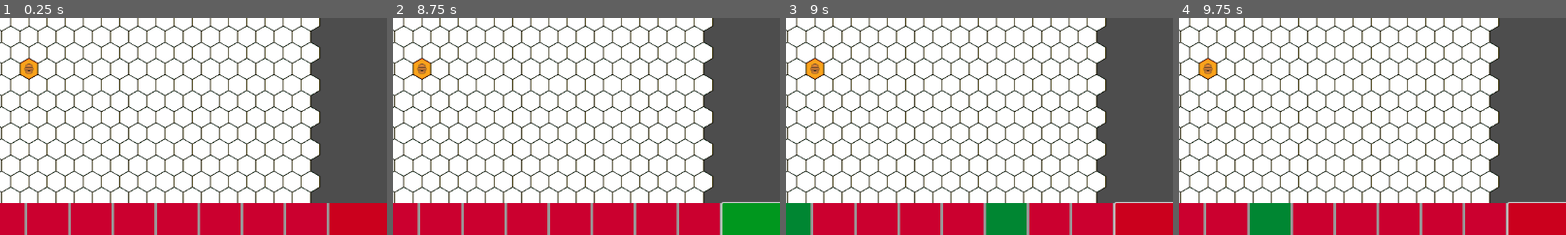
Above: before the commit, frames 1-4 (left to right).
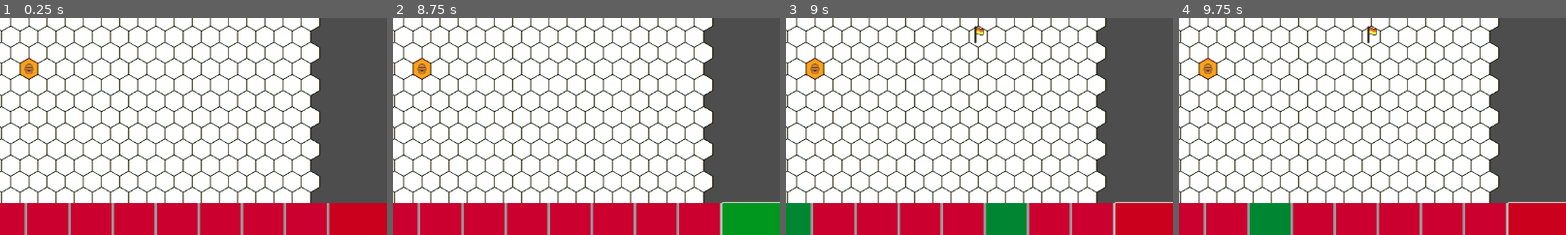
Above: after the commit, the same moments.

Repository: ARCsweden/GameJam2025Fall
Game: Godot game, scene res://Scenes/GameNode.tscn
Two runs of this game, one before a commit and one after it. Both use one fixed random seed, a clock stepped at 60 frames per second and the inputs below.
Inputs (mouse positions are % of the whole screen's width and height, from its top left):
- Up to frame 1 (0.25 s): no input
- Up to frame 2 (8.75 s): click (35, 86) at 0.5 s; click (38, 86) at 1.25 s; click (35, 92) at 2 s; click (38, 92) at 2.75 s; click (35, 98) at 3.5 s; click (38, 98) at 4.25 s; click "<" at 5 s; click ">" at 5.75 s; click "Watch" at 6.5 s; click "Order" at 7.25 s; click "DEBUG!" at 8 s
- Up to frame 3 (9 s): tap Enter at 8.75 s; move the mouse to (72, 45) at 8.77 s; hold Right (right) from 8.78 s (still down); hold F (antenna) from 8.78 s (still down); click (72, 45) at 8.92 s
- Up to frame 4 (9.75 s): tap Space (flap) at 9.02, 9.32 s; move the mouse to (30, 55) at 9.52 s; release Right (right) at 9.53 s; release F (antenna) at 9.53 s; hold Down (down) from 9.53 s (still down); tap R (comb) at 9.6 s
The pictures show only the part of the screen within x 47-97%, y 41-91%; the shares and areas given below are measured in that part.

Frames 1-2 are identical in both runs. In frame 3, 0.1% of the frame differs, in the area x 48-52%, y 3-12%; in frame 4, 0.1%.

Commit message:
Working painting

Diff:
--- a/dancing-queen/Scenes/GameNode.tscn
+++ b/dancing-queen/Scenes/GameNode.tscn
@@ -1,7 +1,10 @@
-[gd_scene load_steps=3 format=3 uid="uid://d1exxolsljrsr"]
+[gd_scene load_steps=4 format=3 uid="uid://d1exxolsljrsr"]
 
 [ext_resource type="PackedScene" uid="uid://cmo44rk3t4wbk" path="res://Scenes/World.tscn" id="1_q24h2"]
 [ext_resource type="PackedScene" uid="uid://cyd273blrwvj6" path="res://Scenes/user_interface.tscn" id="1_ro750"]
+
+[sub_resource type="ButtonGroup" id="ButtonGroup_q24h2"]
+allow_unpress = true
 
 [node name="GameNode" type="Node"]
 
@@ -9,10 +12,35 @@
 
 [node name="UserInterface" parent="UI" instance=ExtResource("1_ro750")]
 
+[node name="FlowerTile" parent="UI/UserInterface/HBox/RightScreen/Panel/Buttons/TileChoosingButtons" index="0"]
+button_group = SubResource("ButtonGroup_q24h2")
+
+[node name="GrassTile" parent="UI/UserInterface/HBox/RightScreen/Panel/Buttons/TileChoosingButtons" index="1"]
+button_group = SubResource("ButtonGroup_q24h2")
+
+[node name="FlowerTile3" parent="UI/UserInterface/HBox/RightScreen/Panel/Buttons/TileChoosingButtons" index="2"]
+button_group = SubResource("ButtonGroup_q24h2")
+
+[node name="DangerTile" parent="UI/UserInterface/HBox/RightScreen/Panel/Buttons/TileChoosingButtons" index="3"]
+button_group = SubResource("ButtonGroup_q24h2")
+
+[node name="BlankTile" parent="UI/UserInterface/HBox/RightScreen/Panel/Buttons/TileChoosingButtons" index="4"]
+button_group = SubResource("ButtonGroup_q24h2")
+
+[node name="FlagTile" parent="UI/UserInterface/HBox/RightScreen/Panel/Buttons/TileChoosingButtons" index="5"]
+button_group = SubResource("ButtonGroup_q24h2")
+
 [node name="World" parent="." instance=ExtResource("1_q24h2")]
 
 [node name="PlayerTileMapLayer" parent="World" index="1" node_paths=PackedStringArray("danger_layer", "flag_layer")]
 danger_layer = NodePath("../DangerTileMapLayer")
 flag_layer = NodePath("../FlagTileMapLayer")
 
+[connection signal="toggled" from="UI/UserInterface/HBox/RightScreen/Panel/Buttons/TileChoosingButtons/FlowerTile" to="World/PlayerTileMapLayer" method="_on_flower_tile_toggled"]
+[connection signal="toggled" from="UI/UserInterface/HBox/RightScreen/Panel/Buttons/TileChoosingButtons/GrassTile" to="World/PlayerTileMapLayer" method="_on_grass_tile_toggled"]
+[connection signal="toggled" from="UI/UserInterface/HBox/RightScreen/Panel/Buttons/TileChoosingButtons/DangerTile" to="World/PlayerTileMapLayer" method="_on_danger_tile_toggled"]
+[connection signal="toggled" from="UI/UserInterface/HBox/RightScreen/Panel/Buttons/TileChoosingButtons/BlankTile" to="World/PlayerTileMapLayer" method="_on_blank_tile_toggled"]
+[connection signal="toggled" from="UI/UserInterface/HBox/RightScreen/Panel/Buttons/TileChoosingButtons/FlagTile" to="World/PlayerTileMapLayer" method="_on_flag_tile_toggled"]
+
+[editable path="UI/UserInterface"]
 [editable path="World"]
